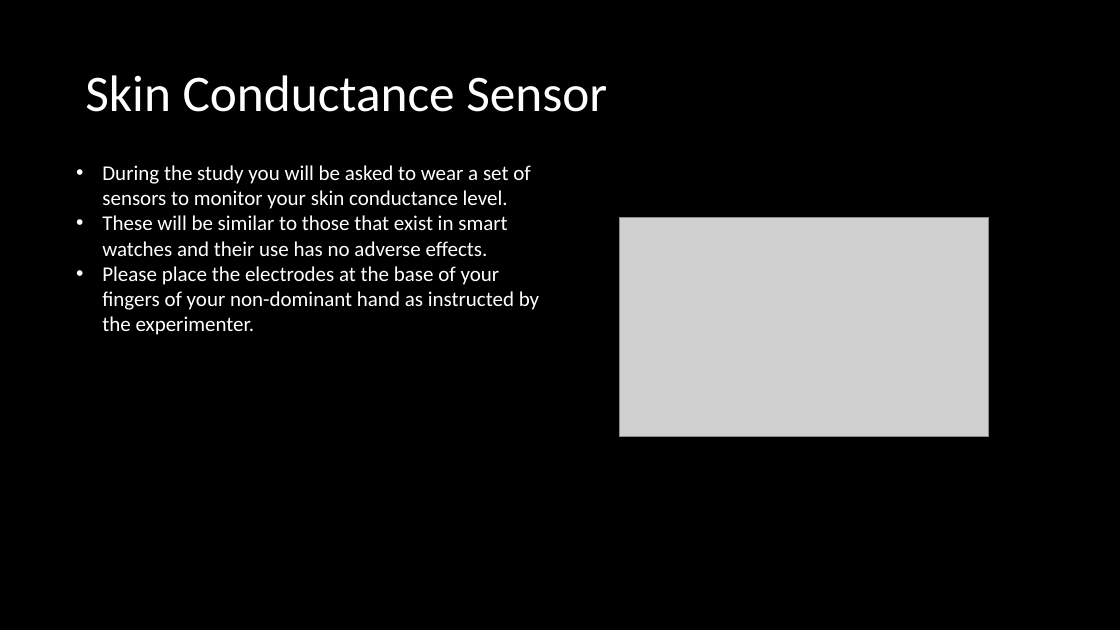
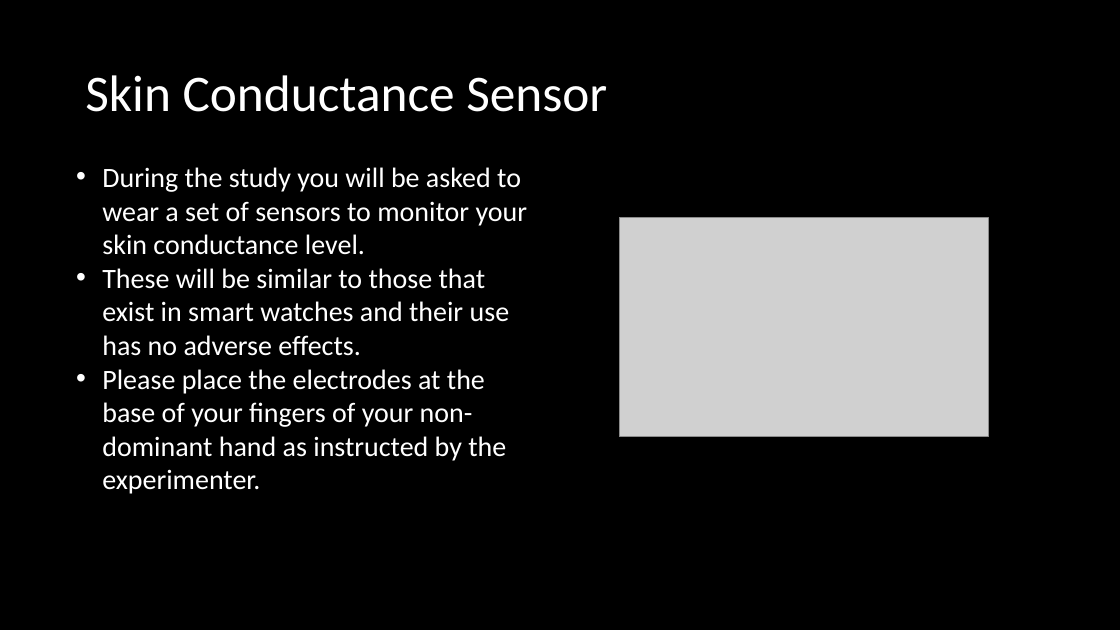
Before and after one commit to HCRLabRepo/HapticGamesTouchX, a slide deck: slide 4 of app/bin/win-x64/resources/Instructions.pptx. Drawn at 1120x630 pixels with LibreOffice and Linux fonts; fonts in the diff are those of the drawing; grey boxes stand for pictures. Boxes give left, top, right and bottom in pixels: in the first picture for what was removed or moved away, otherwise in the second. Text is boxed around its words. In the diff, an @@ line names an element or a change of style, - is before the commit and + after.

```diff
--- a/app/bin/win-x64/resources/Instructions.pptx
+++ b/app/bin/win-x64/resources/Instructions.pptx
@@ text "During the study you will ..." at (x1=102, y1=167, x2=528, y2=494): size 18 to 24 pt @@
```
Also in this commit, not shown: 2 other slides changed, 4 other files.
